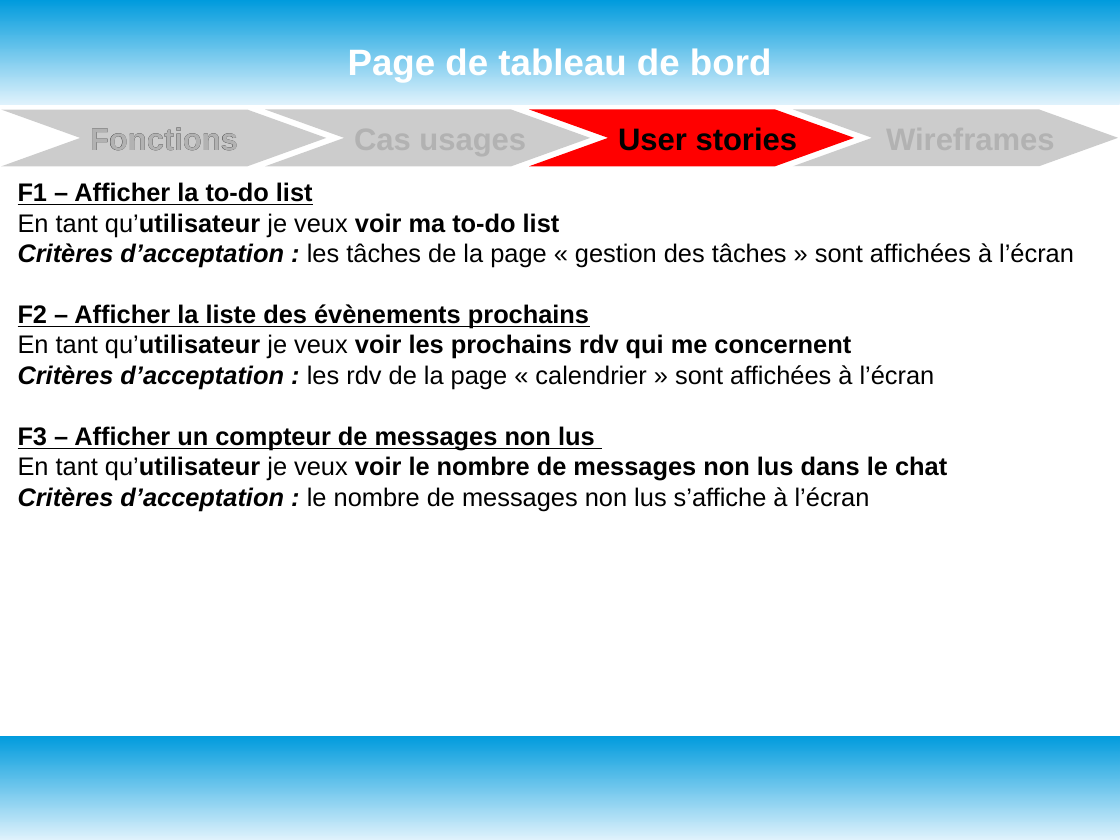
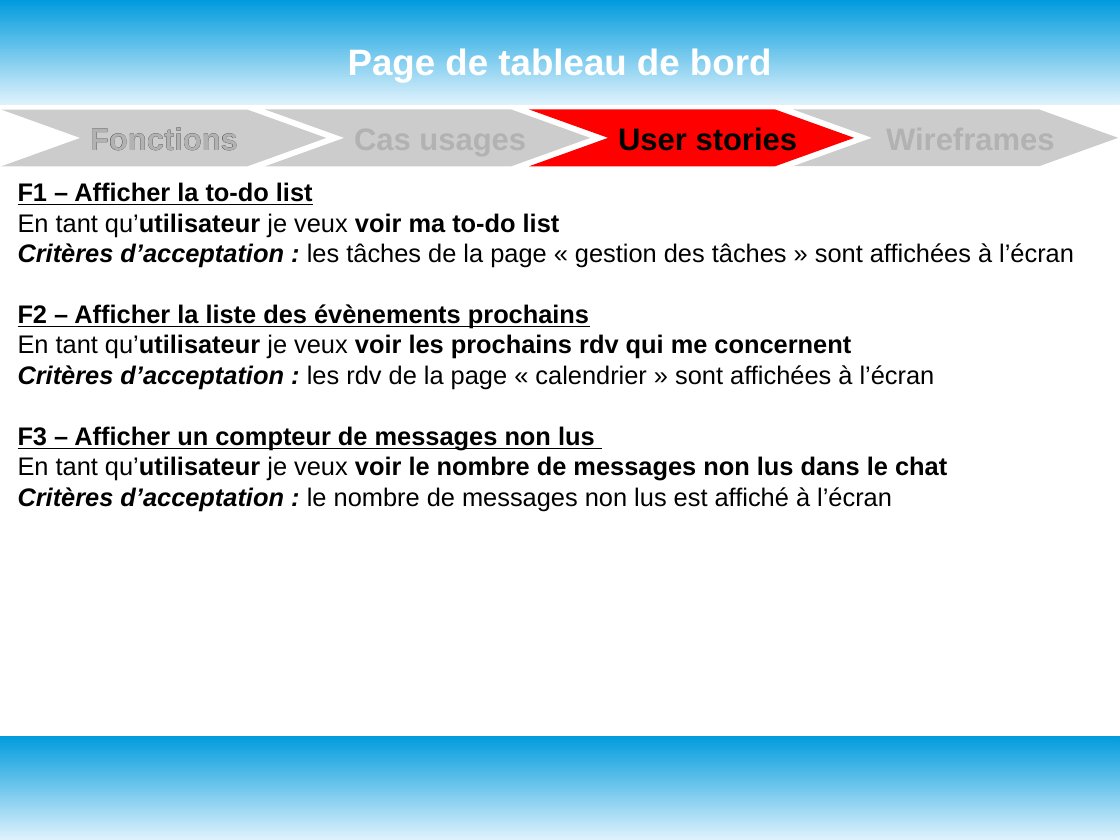
Before and after one commit to oliviersamin/P3_DesignezApplicationPythonAdapt-eBesoinsClient, a slide deck: slide 9 of P3_documentTravail.odp (slide 22 before the commit). Drawn at 1120x840 pixels with LibreOffice and Linux fonts; fonts in the diff are those of the drawing. Boxes give left, top, right and bottom in pixels: in the first picture for what was removed or moved away, otherwise in the second. Text is boxed around its words. In the diff, an @@ line names an element or a change of style, - is before the commit and + after.

Commit message:
Deuxième version des livrables après session mentorat. Use cases et user stories revues. Wireframes faits pour Desktop et Mobile. Pas encore de tableau Kanban. Fichiers Questions pour Julien

```diff
--- a/P3_documentTravail.odp
+++ b/P3_documentTravail.odp
@@ text at <box>18,487,892,511</box>: text changed @@
-Critères d’acceptation : le nombre de messages non lus s’affiche à l’écran
+Critères d’acceptation : le nombre de messages non lus est affiché à l’écran
```
Also in this commit, not shown: 11 other slides changed, 4 slides added, 2 slides removed, 1 other file.
